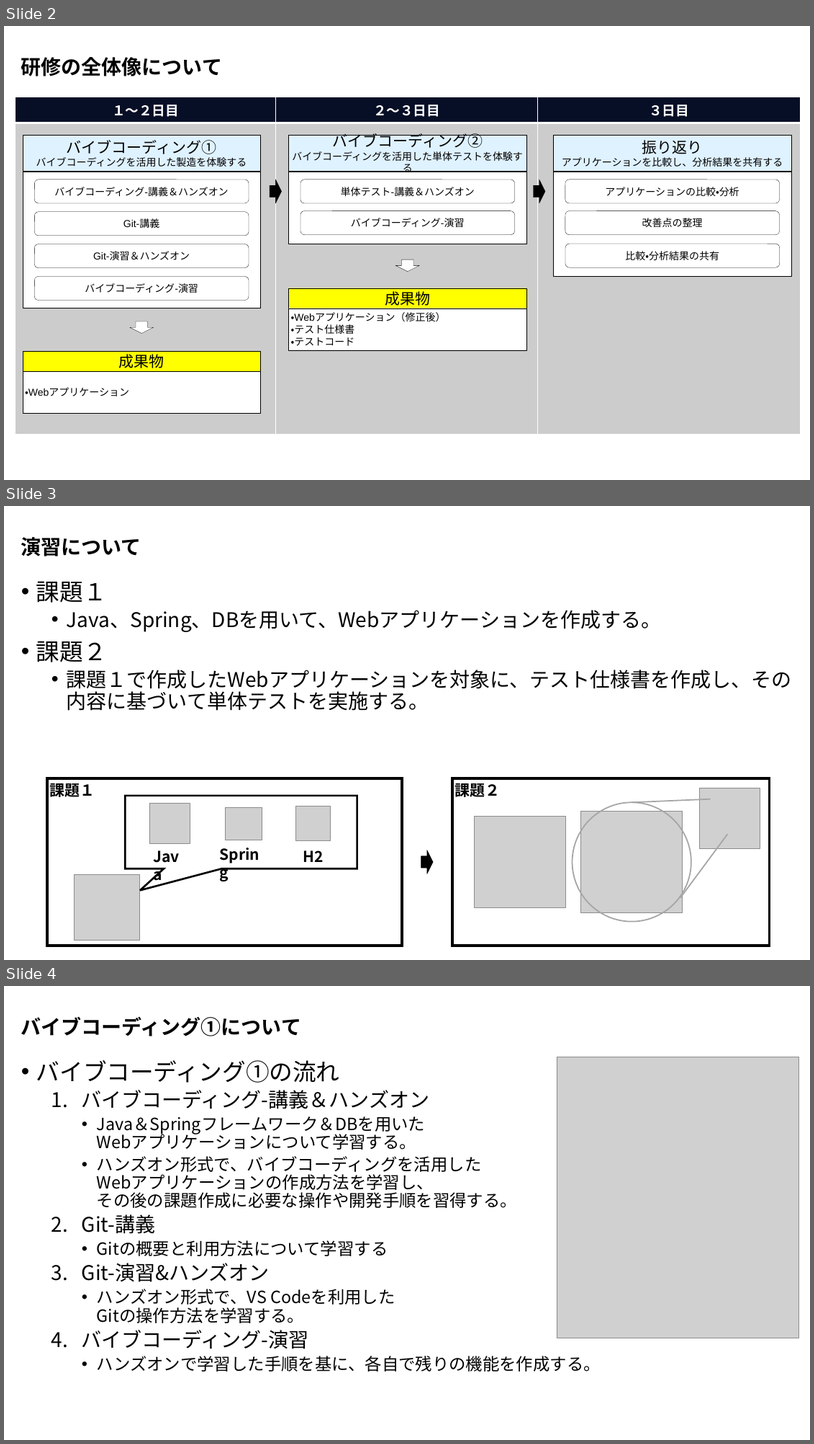
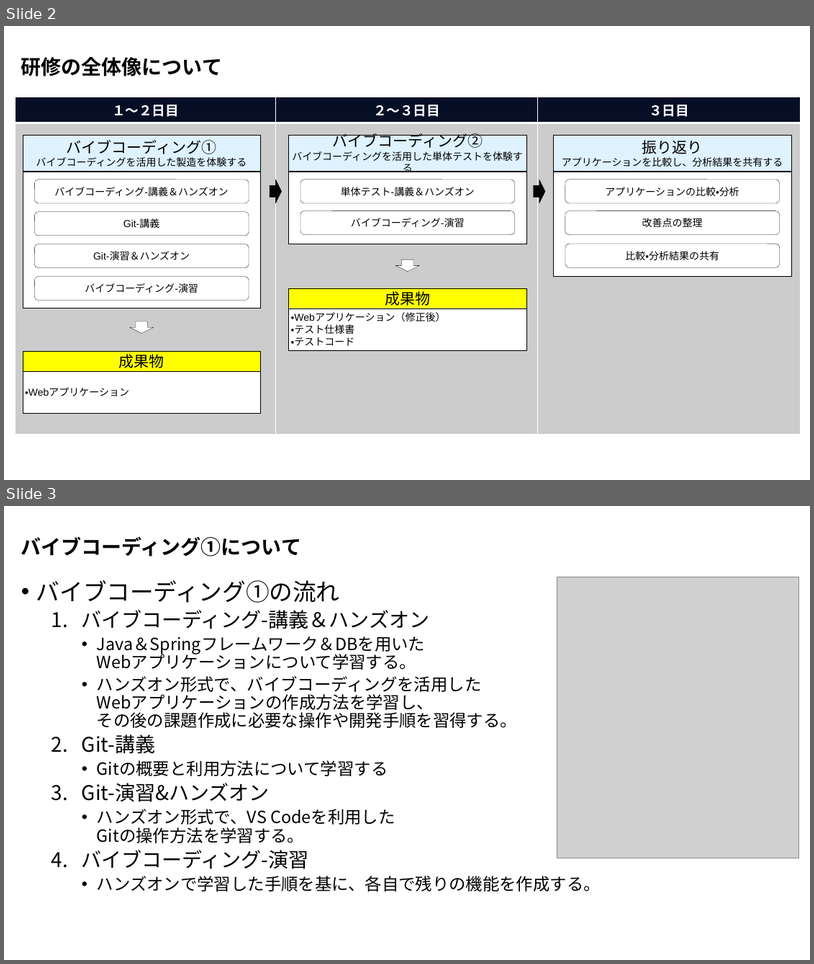
Before and after one commit to nishida2073/ai_navive, a slide deck: 00_オリエンテーション/【AI Native研修-バイブコーディング】研修の概要.pptx. Shown one above the other, each under a label of ours: slides 2, 3 and 4 before the commit, slides 2 and 3 after it. The pictures are 814x1444 and 814x964 pixels, drawn with LibreOffice and Linux fonts; fonts in the diff are those of the drawing; grey boxes stand for pictures. Boxes give left, top, right and bottom in pixels: in the first picture for what was removed or moved away, otherwise in the second. Text is boxed around its words. In the diff, an @@ line names an element or a change of style, - is before the commit and + after.

Commit message:
md

```diff
--- a/00_オリエンテーション/【AI Native研修-バイブコーディング】研修の概要.pptx
+++ b/00_オリエンテーション/【AI Native研修-バイブコーディング】研修の概要.pptx
@@ slide 3 removed at [4, 506, 810, 960], background #FFFFFF @@
@@ title removed at [21, 537, 142, 556] @@
-演習について
@@ text removed at [36, 581, 792, 710] @@
-• 課題１
-  • Java、Spring、DBを用いて、Webアプリケーションを作成する。
-• 課題２
-  • 課題１で作成したWebアプリケーションを対象に、テスト仕様書を作成し、その内容に基づいて単体テストを実施する。
@@ rectangle removed at [47, 778, 403, 945] @@
-課題１
@@ rectangle removed at [453, 778, 770, 945] @@
-課題２
@@ speech box removed at [125, 795, 358, 868] @@
@@ picture removed at [149, 803, 190, 844] @@
@@ picture removed at [226, 807, 263, 840] @@
@@ picture removed at [296, 806, 331, 840] @@
@@ ellipse removed at [573, 803, 692, 921] @@
@@ line removed from (632, 803) to (711, 799) @@
@@ picture removed at [700, 788, 761, 848] @@
@@ picture removed at [475, 816, 566, 907] @@
@@ picture removed at [581, 811, 684, 913] @@
@@ text removed at [147, 844, 192, 868] @@
-Java
@@ text removed at [214, 842, 275, 866] @@
-Spring
@@ text removed at [303, 850, 323, 862] @@
-H2
@@ down arrow removed at [421, 850, 433, 873] @@
@@ line removed from (681, 898) to (728, 834) @@
@@ picture removed at [74, 875, 139, 939] @@
@@ what was slide 4 is now slide 3 @@
```
